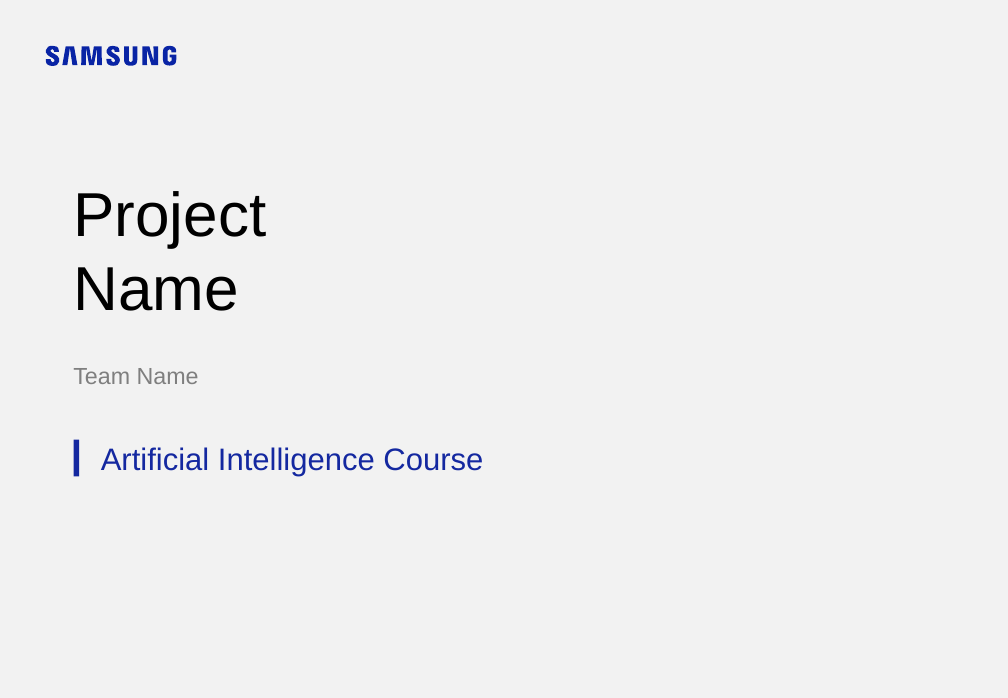
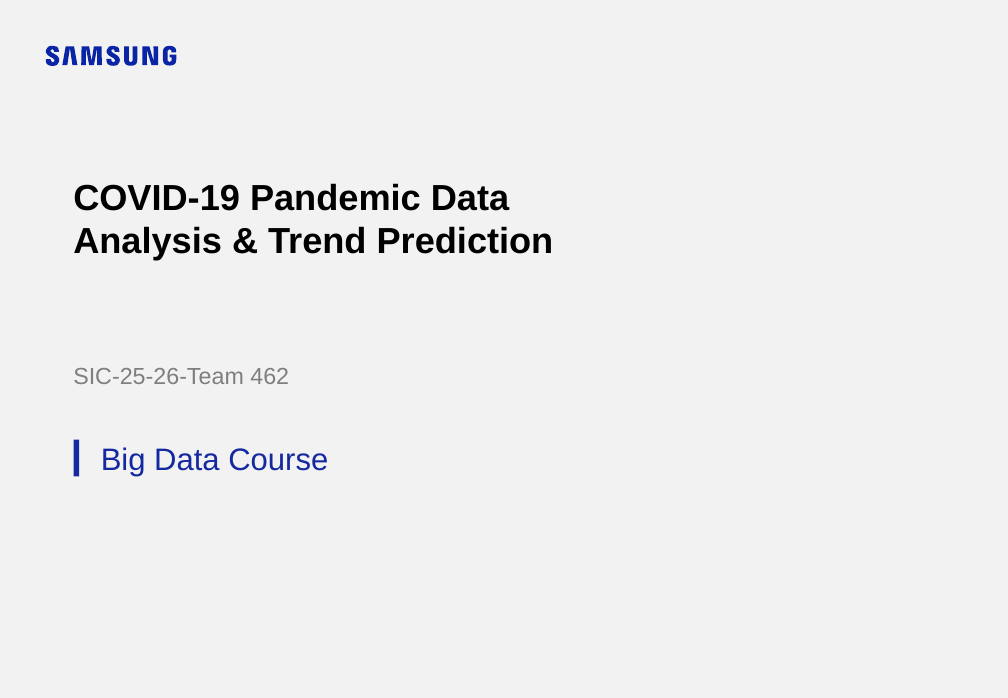
Before and after one commit to prabh9050/SIC-25-26-TEAM462, a slide deck: slide 1 of submission_template/4 Project Presentation.pptx. Drawn at 1008x698 pixels with LibreOffice and Linux fonts; fonts in the diff are those of the drawing; background and template pictures are left out. Boxes give left, top, right and bottom in pixels: in the first picture for what was removed or moved away, otherwise in the second. Text is boxed around its words. In the diff, an @@ line names an element or a change of style, - is before the commit and + after.

```diff
--- a/submission_template/4 Project Presentation.pptx
+++ b/submission_template/4 Project Presentation.pptx
@@ title at [73,183,554,260]: text changed; size 48 to 28 pt; bold on @@
-Project
-Name
+COVID-19 Pandemic Data Analysis & Trend Prediction
@@ text at [73,368,289,384]: text changed @@
-Team Name
+SIC-25-26-Team 462
@@ text at [101,447,328,477]: text changed @@
-Artificial Intelligence Course
+Big Data Course
```
Also in this commit, not shown: 1 other slide changed, 17 slides added, 2 slides removed, 3 other files.
